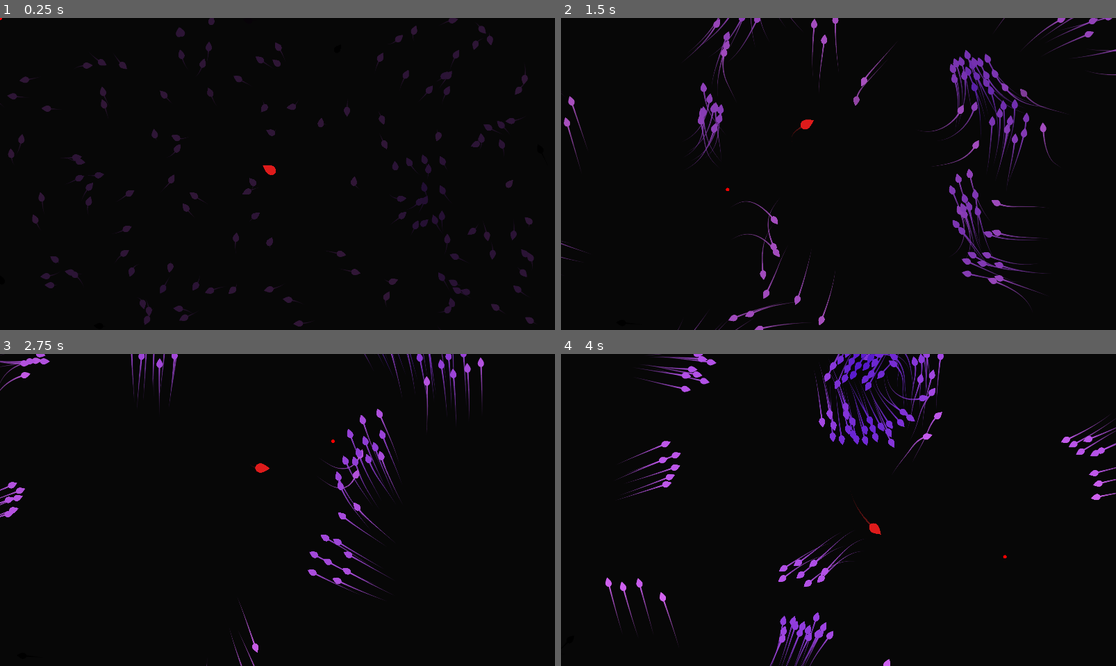
Above: before the commit, frames 1-4 (two rows, left to right).
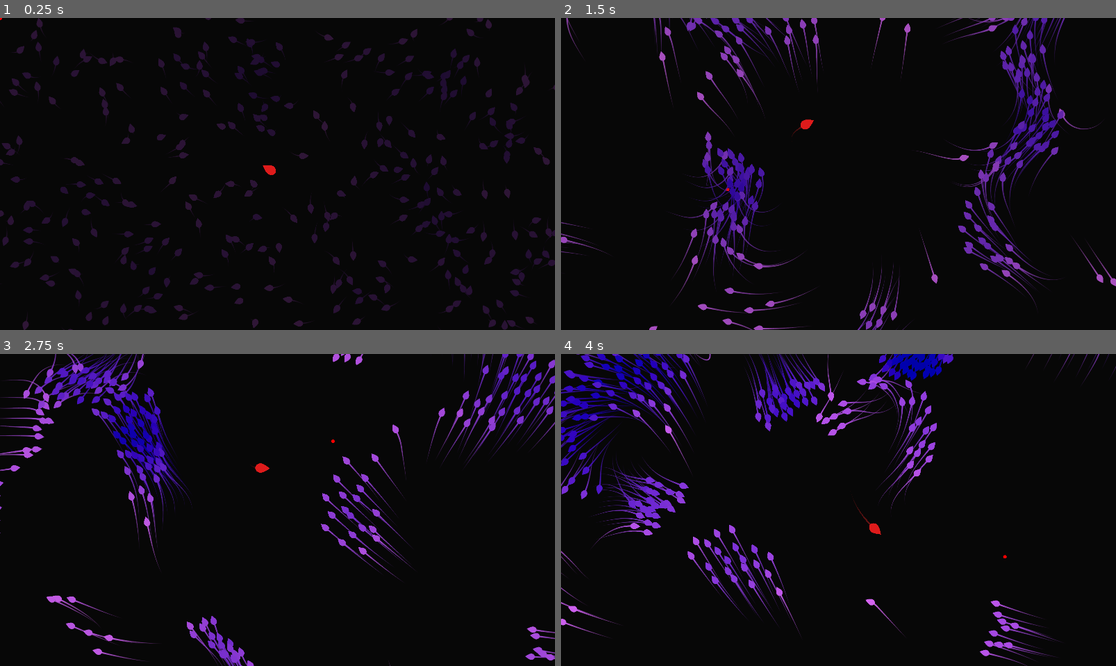
Above: after the commit, the same moments.

Repository: sergioabreu-g/boids
Game: Godot game, scene res://assets/scenes/main.tscn
The game is run twice, just before and just after one commit, with the same random seed, the same clock (stepped at 60 frames per second) and the same inputs.
Inputs (mouse positions are in pixels of both pictures, inside the frame that each line leads up to):
- Up to frame 1 (0.25 s): no input
- Up to frame 2 (1.5 s): move the mouse to (960, 158) at 0.52 s; move the mouse to (727, 189) at 1.27 s
- Up to frame 3 (2.75 s): move the mouse to (333, 441) at 2.02 s
- Up to frame 4 (4 s): move the mouse to (810, 572) at 2.77 s; move the mouse to (1005, 556) at 3.52 s

The runs differ from the first frame. In frame 1, 7.5% of the frame differs, in the area x 0-100%, y 0-100%; in frame 2, 12%; in frame 3, 10%; in frame 4, 13%.

Commit message:
Preview image

Diff:
--- a/boids-algorithm/assets/scenes/main.tscn
+++ b/boids-algorithm/assets/scenes/main.tscn
@@ -17,6 +17,7 @@
 [node name="Flock" type="Node2D" parent="."]
 script = ExtResource( 1 )
 boidScene = ExtResource( 2 )
+numberOfBoids = 300
 predator = NodePath("../Predator")
 
 [node name="Predator" type="Node2D" parent="."]
Not shown, changed: README.md
Not shown, added: _doc/preview.png
